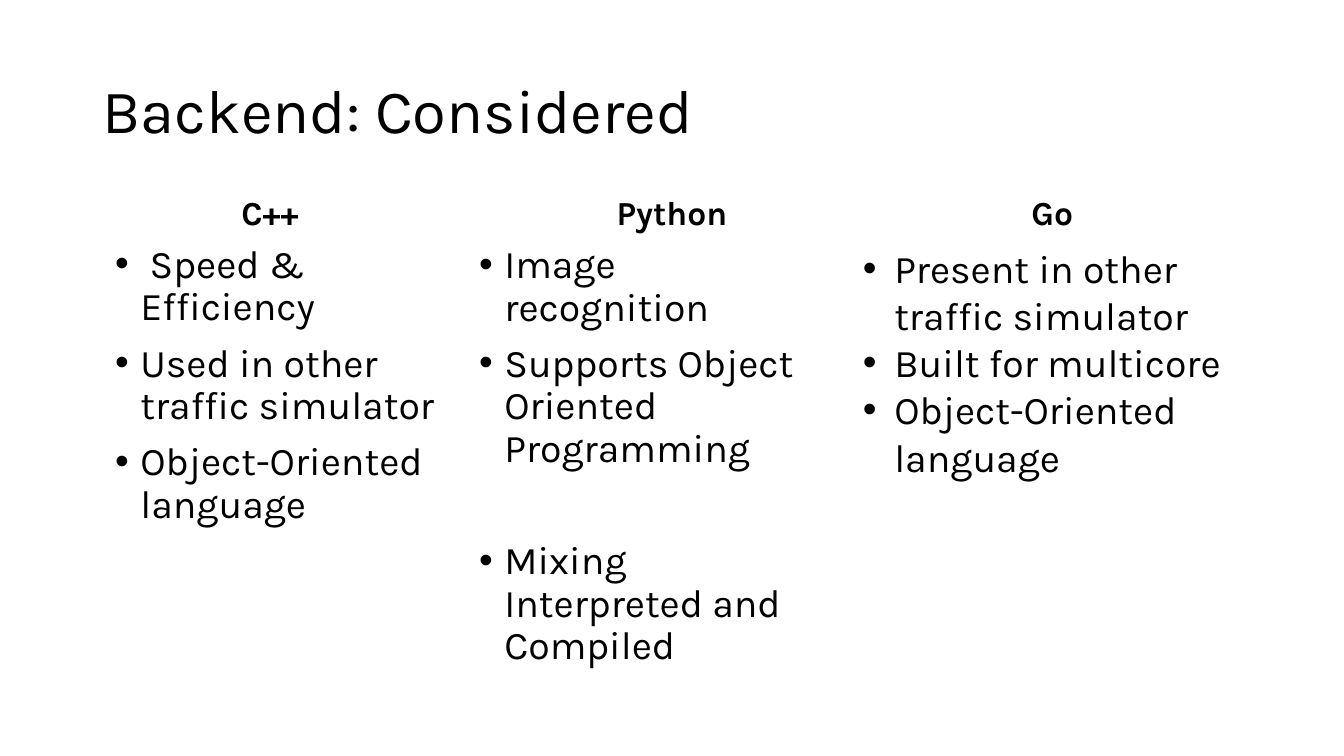
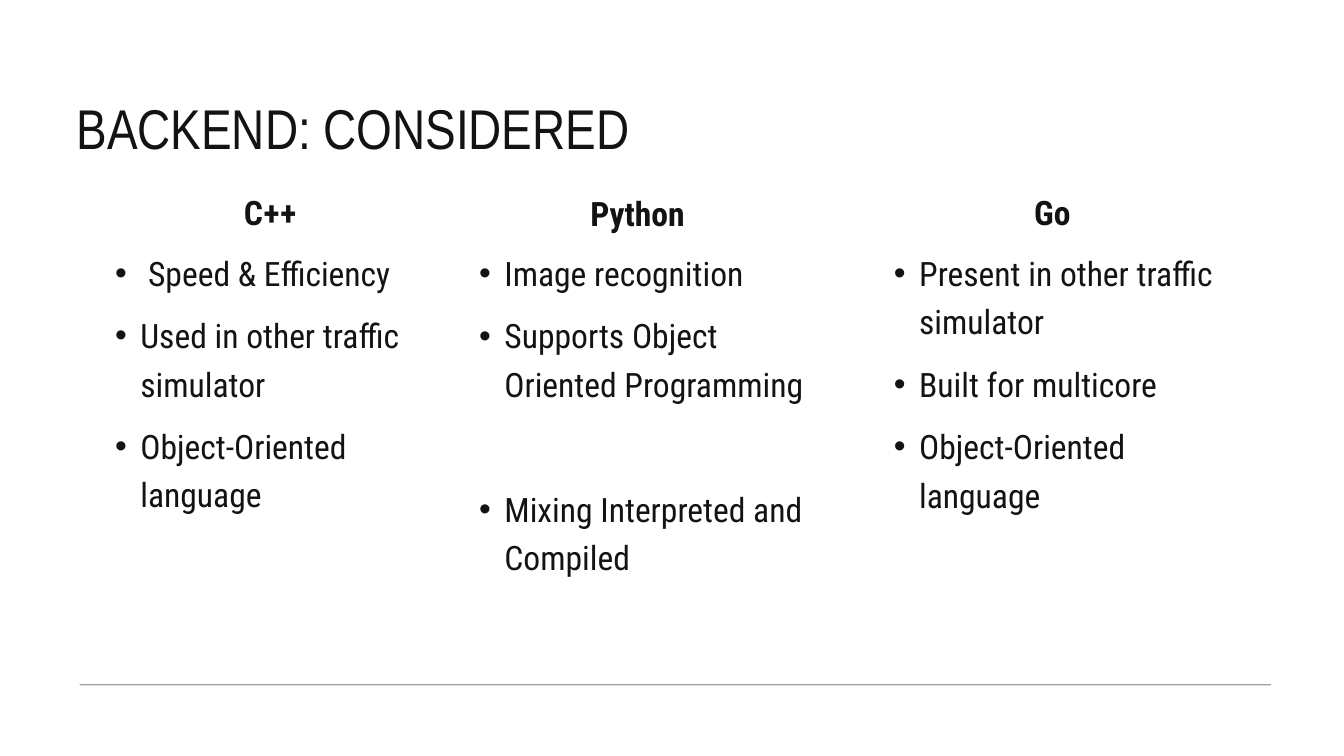
Before and after one commit to Team-Gala-JP/Team-Gala-JP, a slide deck: slide 7 of Team Gala Tech Stack.pptx (slide 4 before the commit). Drawn at 1344x756 pixels with LibreOffice and Linux fonts; fonts in the diff are those of the drawing. Boxes give left, top, right and bottom in pixels: in the first picture for what was removed or moved away, otherwise in the second. Text is boxed around its words. In the diff, an @@ line names an element or a change of style, - is before the commit and + after.

```diff
--- a/Team Gala Tech Stack.pptx
+++ b/Team Gala Tech Stack.pptx
@@ title "BACKEND: CONSIDERED" at [77,110,630,150]: vertical alignment middle to bottom @@
@@ title at [77,110,630,150]: text changed; size 44 to 40 pt; font Karla to Arial Narrow; text colour #000000 to #131313 @@
-Backend: Considered
+BACKEND: CONSIDERED
@@ text "C++" at [244,200,296,226]: font Karla to Roboto Condensed, text colour #000000 to #131313, letter spacing 0 to 0.5 pt; line spacing 0.9 to 1.2 @@
@@ text "Python": place and size @@
-text "Python" at [617,202,728,234]
+text "Python" at [590,200,684,233]
@@ text "Python" at [590,200,684,233]: font Karla to Roboto Condensed, text colour #000000 to #131313; line spacing 0.9 to 1; less space between paragraphs @@
@@ text "Go" at [1034,200,1070,226]: font Karla to Roboto Condensed, text colour #000000 to #131313 @@
@@ text "Speed & Efficiency" at [140,260,399,514]: size 28 to 24 pt, font Karla to Roboto Condensed, text colour #000000 to #131313; line spacing 0.9 to 1.2 @@
@@ text "Image recognition" at [504,262,803,577]: size 28 to 24 pt, font Karla to Roboto Condensed, text colour #000000 to #131313; line spacing 0.9 to 1.2 @@
@@ text "Present in other traffic simulator": place and size @@
-text "Present in other traffic simulator" at [894,256,1220,482]
+text "Present in other traffic simulator" at [919,260,1213,515]
@@ text "Present in other traffic simulator" at [919,260,1213,515]: size 28 to 24 pt, font Karla to Roboto Condensed, text colour #000000 to #131313; indent changed; line spacing 1 to 1.2; more space between paragraphs @@
@@ line added from (1271, 685) to (80, 685), #444742 1 pt @@
```
Also in this commit, not shown: 3 other slides changed, 4 slides added, 1 slide removed.
